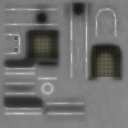
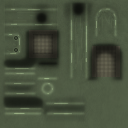
Comparing the layer stacks of the two w=128, h=128 images. Changes:
showed "Layer 1", painted on it over [0, 0, 128, 128]
